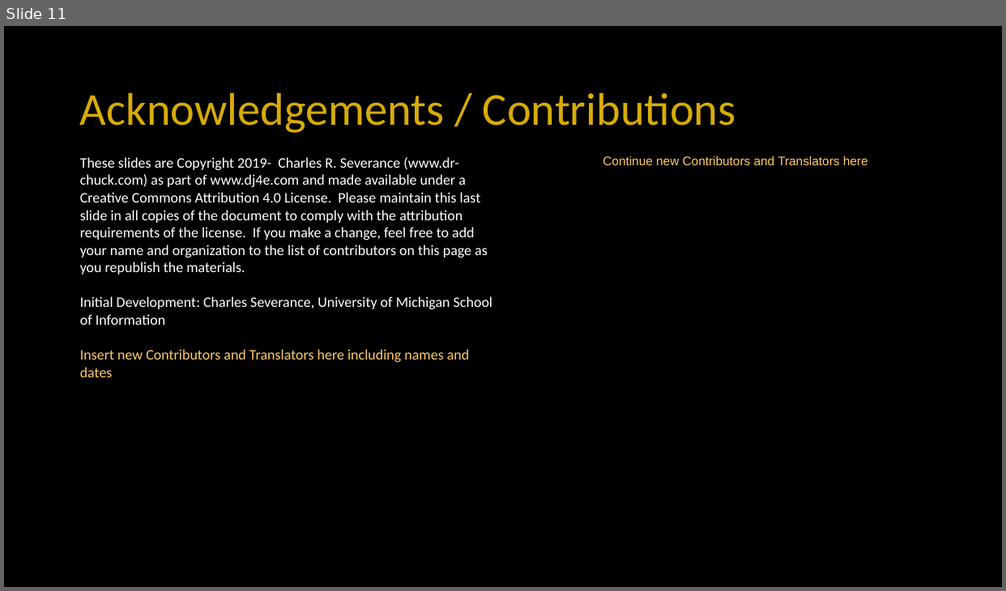
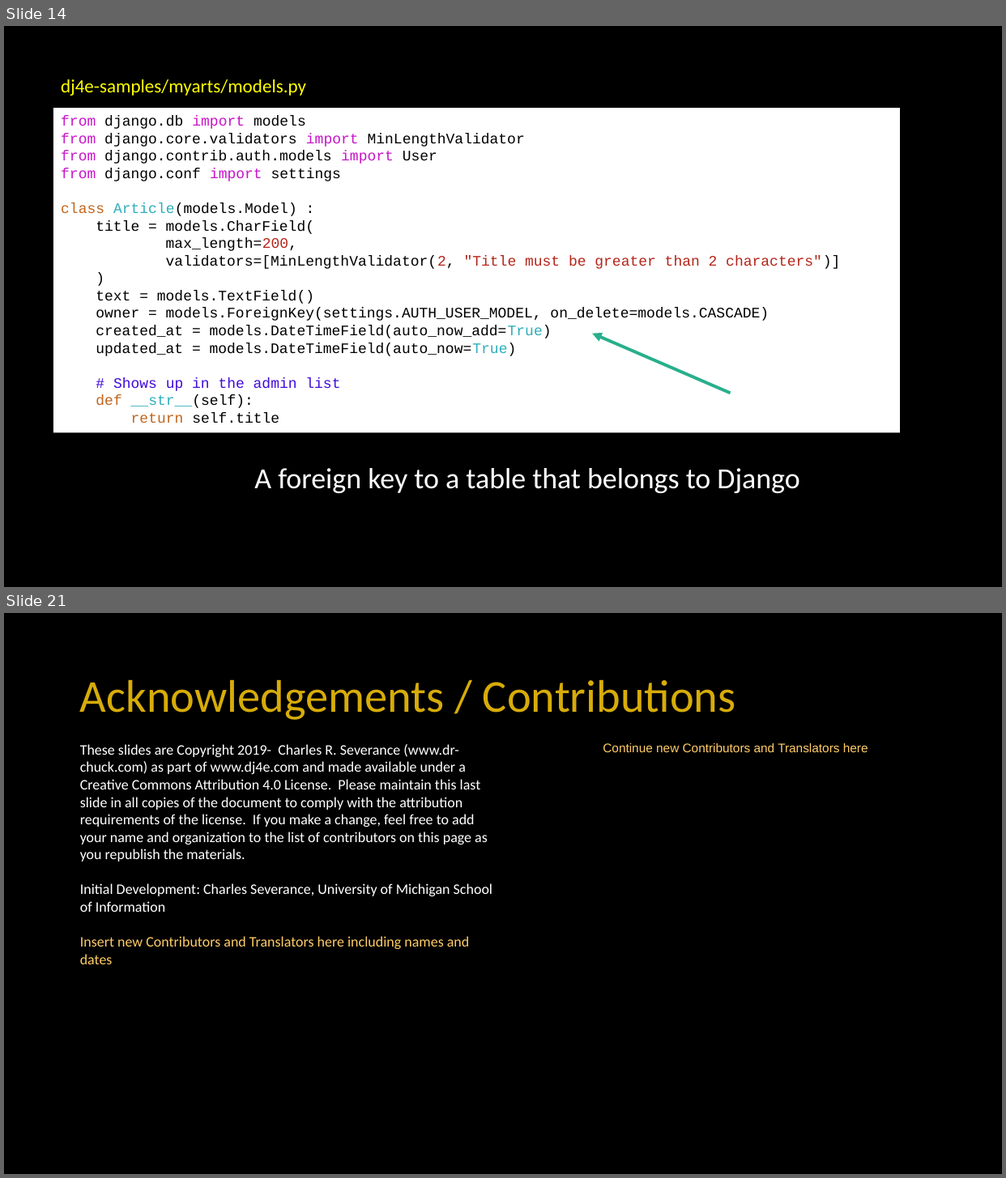
Before and after one commit to csev/dj4e, a slide deck: lectures/DJ-12-Owned-Rows.pptx. Shown one above the other, each under a label of ours: slide 11 before the commit, slides 14 and 21 after it; the slides between them are not shown. The pictures are 1006x591 and 1006x1178 pixels, drawn with LibreOffice and Linux fonts; fonts in the diff are those of the drawing. Boxes give left, top, right and bottom in pixels: in the first picture for what was removed or moved away, otherwise in the second. Text is boxed around its words. In the diff, an @@ line names an element or a change of style, - is before the commit and + after.

```diff
--- a/lectures/DJ-12-Owned-Rows.pptx
+++ b/lectures/DJ-12-Owned-Rows.pptx
@@ slide 14 added at box(4, 26, 1002, 587), background #000000 @@
@@ text added at box(61, 79, 306, 96), 18 pt, text #FFFF00 @@
+dj4e-samples/myarts/models.py
@@ rectangle added at box(53, 108, 900, 433), fill #FFFFFF, 14 pt, text #000000 @@
+from django.db import models
+from django.core.validators import MinLengthValidator
+from django.contrib.auth.models import User
+from django.conf import settings
+class Article(models.Model) :
+title = models.CharField(
+max_length=200,
+validators=[MinLengthValidator(2, "Title must be greater than 2 characters")]
+)
+text = models.TextField()
+owner = models.ForeignKey(settings.AUTH_USER_MODEL, on_delete=models.CASCADE)
+created_at = models.DateTimeField(auto_now_add=True)
+updated_at = models.DateTimeField(auto_now=True)
+# Shows up in the admin list
+def __str__(self):
+return self.title
@@ arrow added from (731, 394) to (592, 334), #29AF8C 3 pt @@
@@ text added at box(254, 468, 799, 493), 28 pt, text #FFFFFF @@
+A foreign key to a table that belongs to Django
@@ what was slide 11 is now slide 21 @@
```
Also in this commit, not shown: 3 slides changed, 9 other slides added.
